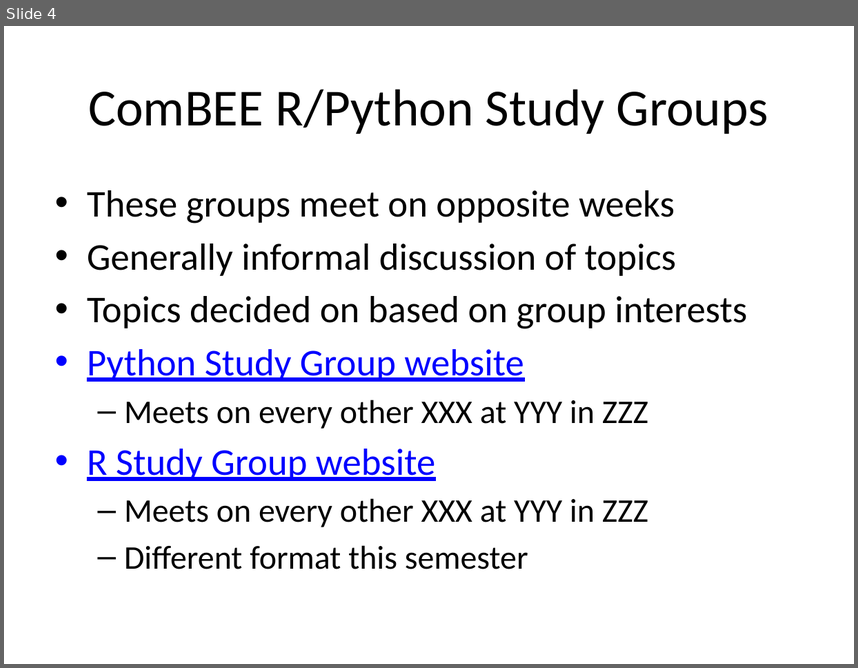
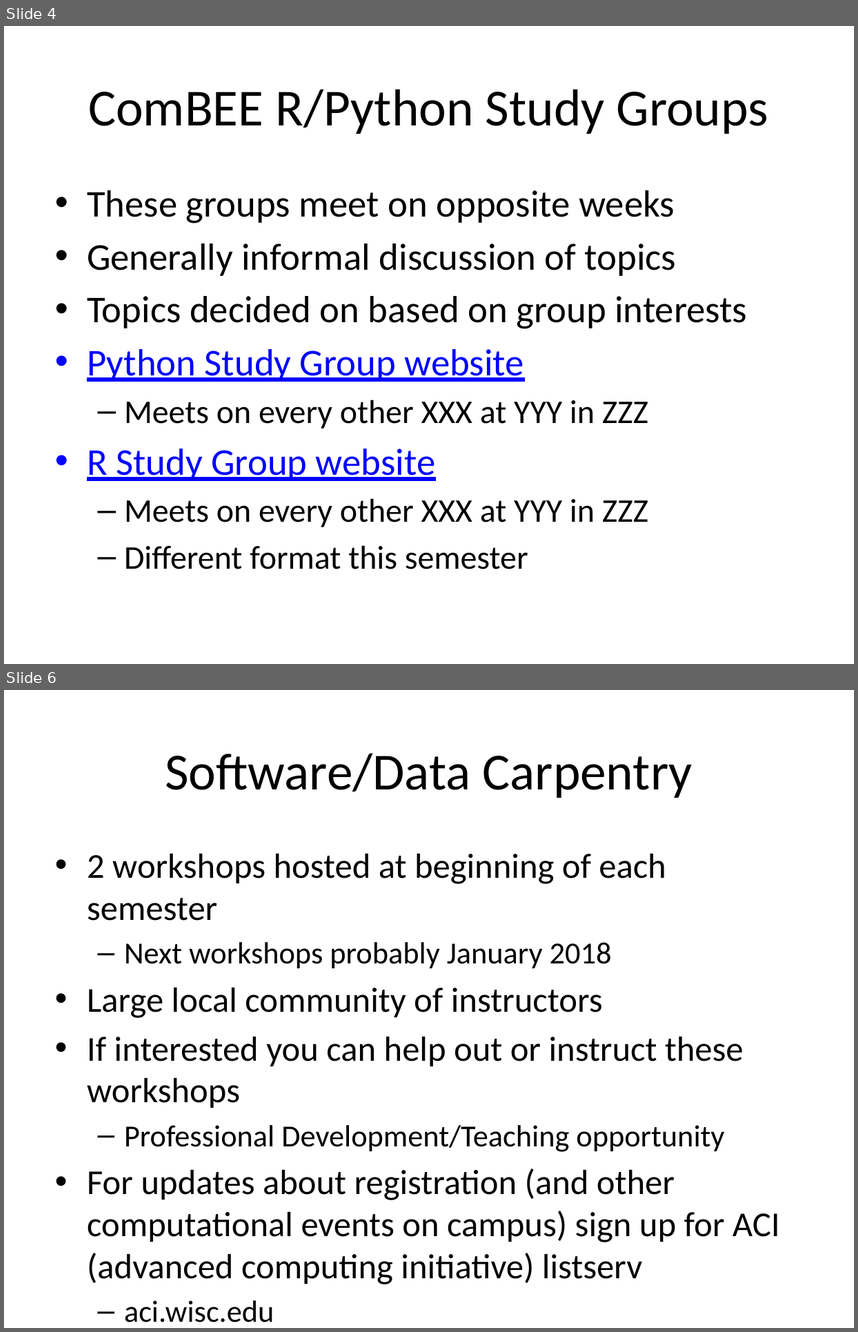
Before and after one commit to ComBEE-UW-Madison/presentations, a slide deck: info/20170830-MDTPorientation.pptx. Shown one above the other, each under a label of ours: slide 4 before the commit, slides 4 and 6 after it; the slides between them are not shown. The pictures are 858x668 and 858x1332 pixels, drawn with LibreOffice and Linux fonts; fonts in the diff are those of the drawing. Boxes give left, top, right and bottom in pixels: in the first picture for what was removed or moved away, otherwise in the second. Text is boxed around its words. In the diff, an @@ line names an element or a change of style, - is before the commit and + after.

```diff
--- a/info/20170830-MDTPorientation.pptx
+++ b/info/20170830-MDTPorientation.pptx
@@ slide 6 added at <box>4,690,854,1328</box>, background #FFFFFF @@
@@ title added at <box>165,753,693,798</box>, 44 pt, text #000000 @@
+Software/Data Carpentry
@@ text added at <box>87,854,780,1322</box>, 29.6 pt, text #000000 @@
+• 2 workshops hosted at beginning of each semester
+  – Next workshops probably January 2018
+• Large local community of instructors
+• If interested you can help out or instruct these workshops
+  – Professional Development/Teaching opportunity
+• For updates about registration (and other computational events on campus) sign up for ACI (advanced computing initiative) listserv
+  – aci.wisc.edu
```
Also in this commit, not shown: 4 other slides added, 1 other file.
